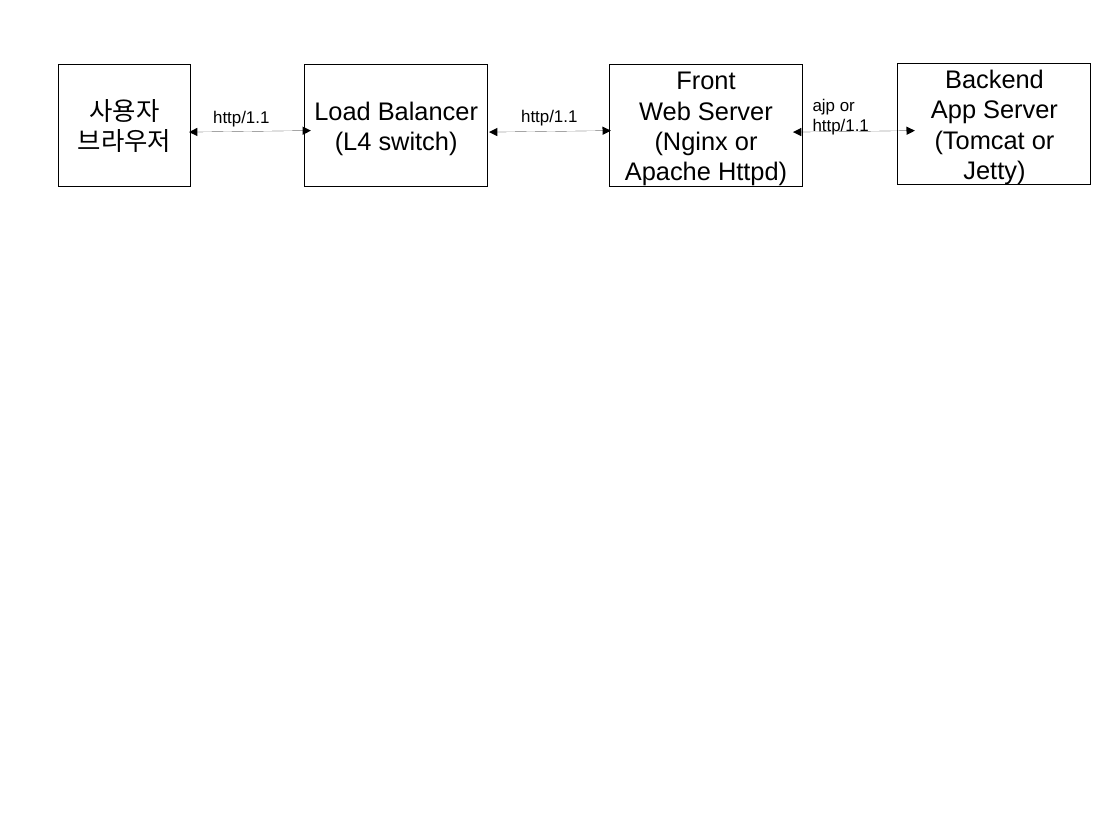
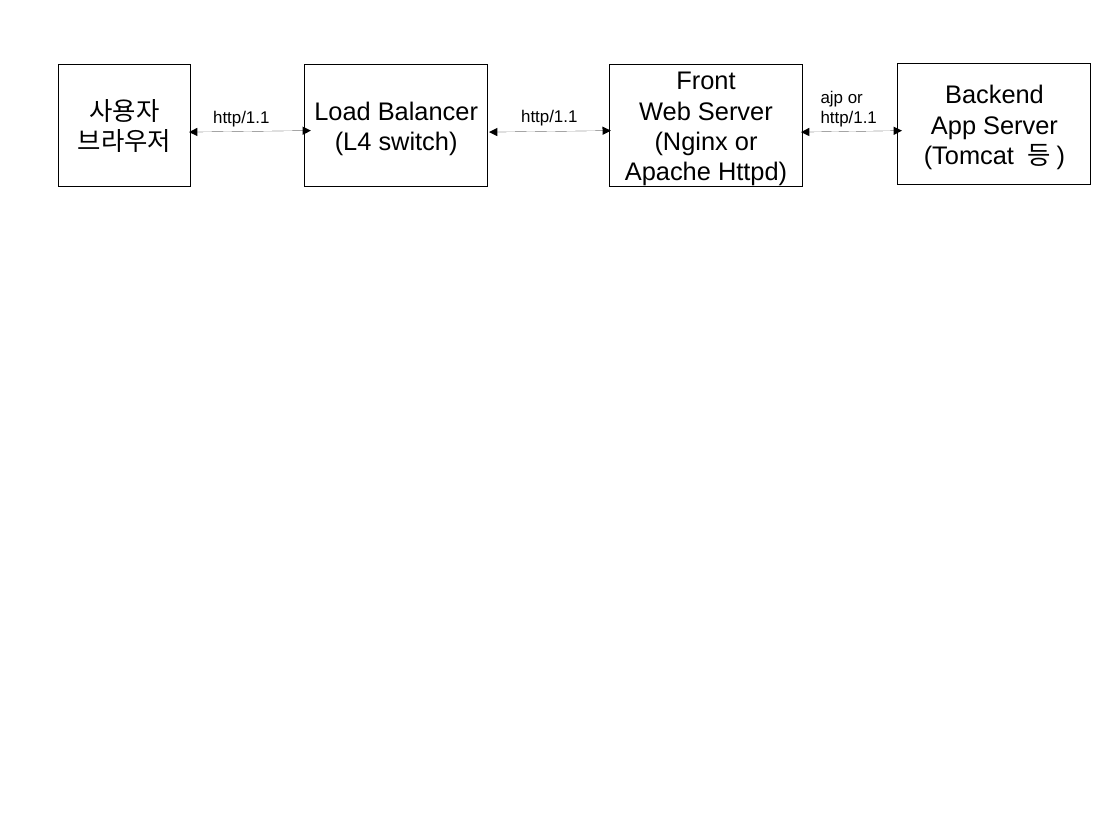
Before and after one commit to benelog/h2demo, a slide deck: slide 1 of docs/diagrams.odp. Drawn at 1120x840 pixels with LibreOffice and Linux fonts; fonts in the diff are those of the drawing. Boxes give left, top, right and bottom in pixels: in the first picture for what was removed or moved away, otherwise in the second. Text is boxed around its words. In the diff, an @@ line names an element or a change of style, - is before the commit and + after.

```diff
--- a/docs/diagrams.odp
+++ b/docs/diagrams.odp
@@ text "ajp or": place and size @@
-text "ajp or" at [813,98,869,135]
+text "ajp or" at [821,90,877,127]
@@ double arrow moved from (794, 132) - (916, 131) to (801, 132) - (903, 131) @@
@@ text in rectangle at [924,144,1050,170]: text changed @@
-(Tomcat or
-Jetty)
+(Tomcat 등)
```
Also in this commit, not shown: 5 other slides changed, 8 other files.
